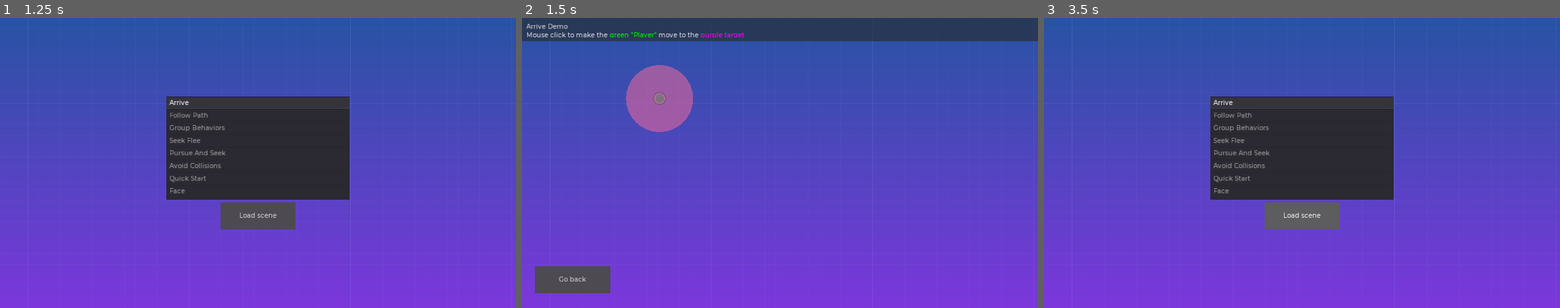
Above: before the commit, frames 1-3 (left to right).
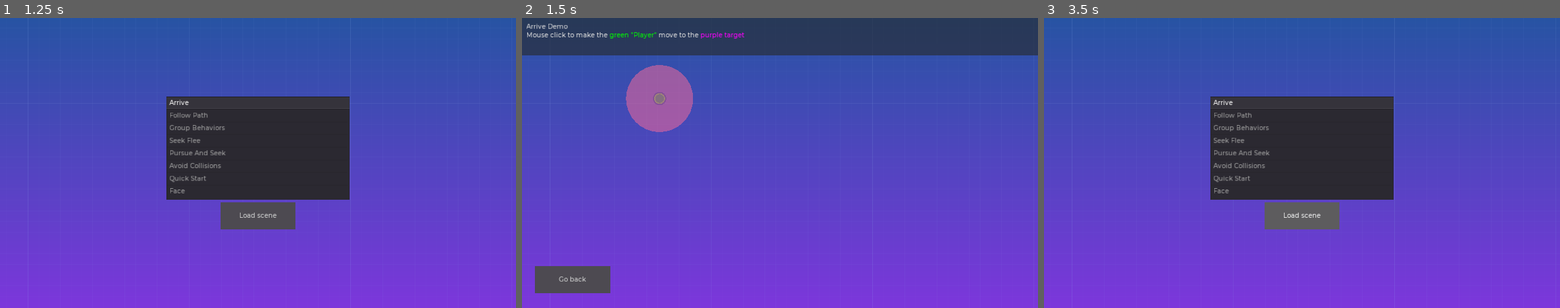
Above: after the commit, the same moments.

Repository: GDQuest/godot-steering-ai-framework
Game: Godot game, scene res://demos/DemoSelector.tscn
The game is run twice, just before and just after one commit, with the same random seed, the same clock (stepped at 60 frames per second) and the same inputs.
Inputs (mouse positions are in pixels of both pictures, inside the frame that each line leads up to):
- Up to frame 1 (1.25 s): tap Enter at 0.5 s; move the mouse to (371, 148) at 0.52 s; hold D (sf_right) from 0.53 s (still down); click (371, 148) at 0.67 s
- Up to frame 2 (1.5 s): release D (sf_right) at 1.25 s; click "Load scene" at 1.25 s
- Up to frame 3 (3.5 s): click "Go back" at 2 s; tap Space at 2.75 s; drag from (1198, 177) to (1276, 221) at 2.77 s

Frame 1 is identical in both runs. In frame 2, 4.9% of the frame differs, in the area x 0-100%, y 6-13%; in frame 3, nothing differs.

Commit message:
Increase the size of the demos' text box

Diff:
--- a/project/demos/Utils/DemoInterface.tscn
+++ b/project/demos/Utils/DemoInterface.tscn
@@ -11,7 +11,7 @@
 
 [node name="DemoInterface" type="PanelContainer"]
 anchor_right = 1.0
-margin_bottom = 87.0
+margin_bottom = 140.0
 rect_min_size = Vector2( 1024, 0 )
 theme = ExtResource( 1 )
 script = ExtResource( 2 )
@@ -22,13 +22,13 @@
 
 [node name="MarginContainer" type="MarginContainer" parent="."]
 margin_right = 1920.0
-margin_bottom = 87.0
+margin_bottom = 140.0
 
 [node name="RichTextLabel" type="RichTextLabel" parent="MarginContainer"]
 margin_left = 16.0
 margin_top = 16.0
 margin_right = 1904.0
-margin_bottom = 71.0
+margin_bottom = 124.0
 rect_min_size = Vector2( 0, 55 )
 bbcode_enabled = true
 bbcode_text = "Replace this text for the demo."
